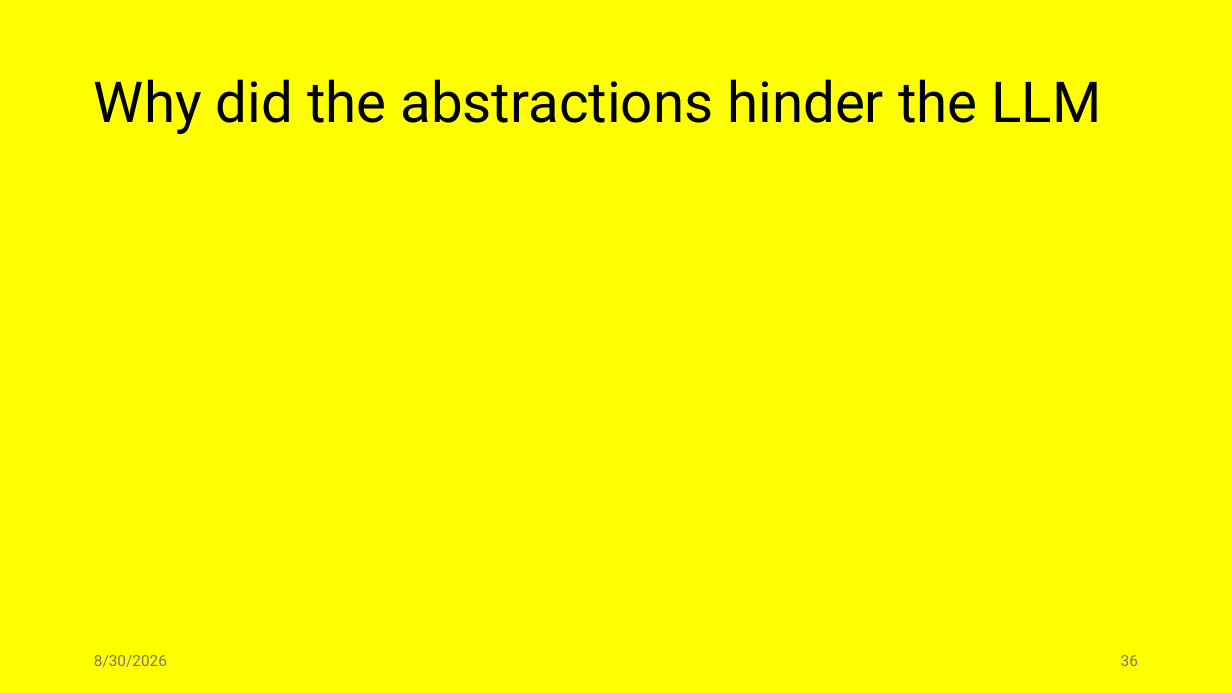
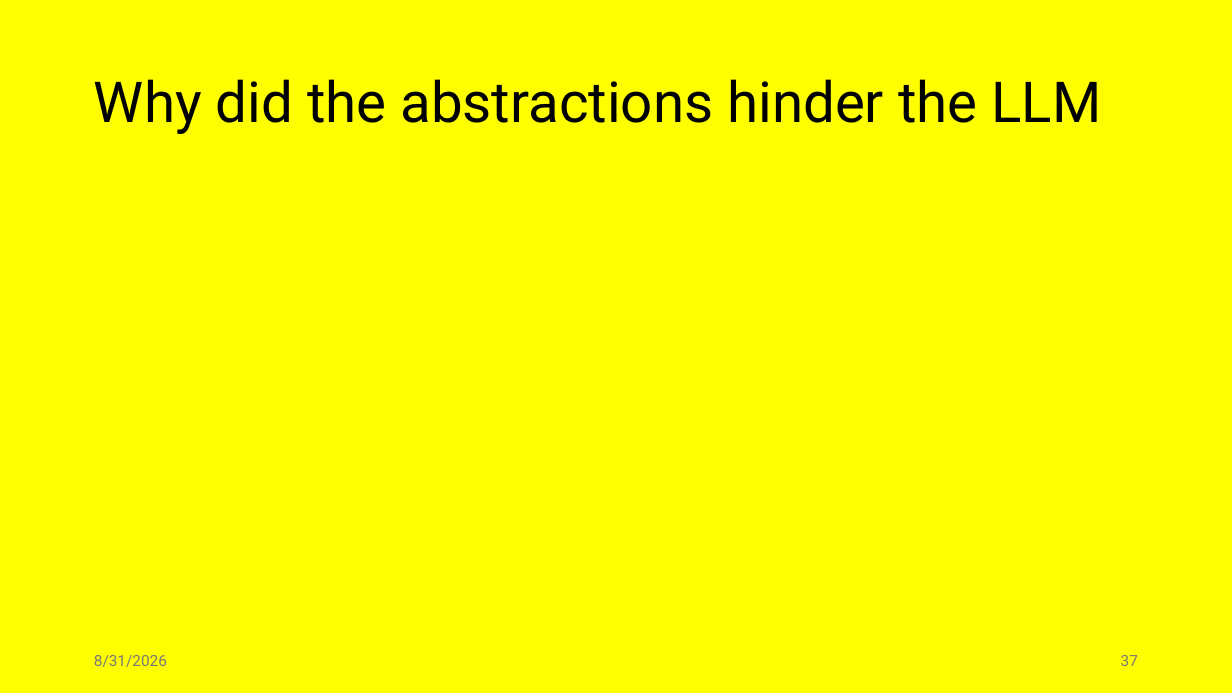
Before and after one commit to jiriklepl/phd-thesis, a slide deck: slide 37 of slides/Optimizing Memory Layouts and Traversal Orders in High-Performance Computing.pptx (slide 36 before the commit). Drawn at 1232x693 pixels with LibreOffice and Linux fonts; fonts in the diff are those of the drawing. Boxes give left, top, right and bottom in pixels: in the first picture for what was removed or moved away, otherwise in the second. Text is boxed around its words. In the diff, an @@ line names an element or a change of style, - is before the commit and + after.

```diff
--- a/slides/Optimizing Memory Layouts and Traversal Orders in High-Performance Computing.pptx
+++ b/slides/Optimizing Memory Layouts and Traversal Orders in High-Performance Computing.pptx
@@ text at [94,655,167,667]: text changed @@
-8/30/2026
+8/31/2026
@@ page number at [1121,655,1138,666]: text changed @@
-36
+37
```
Also in this commit, not shown: 35 other slides changed, 1 slide added.
